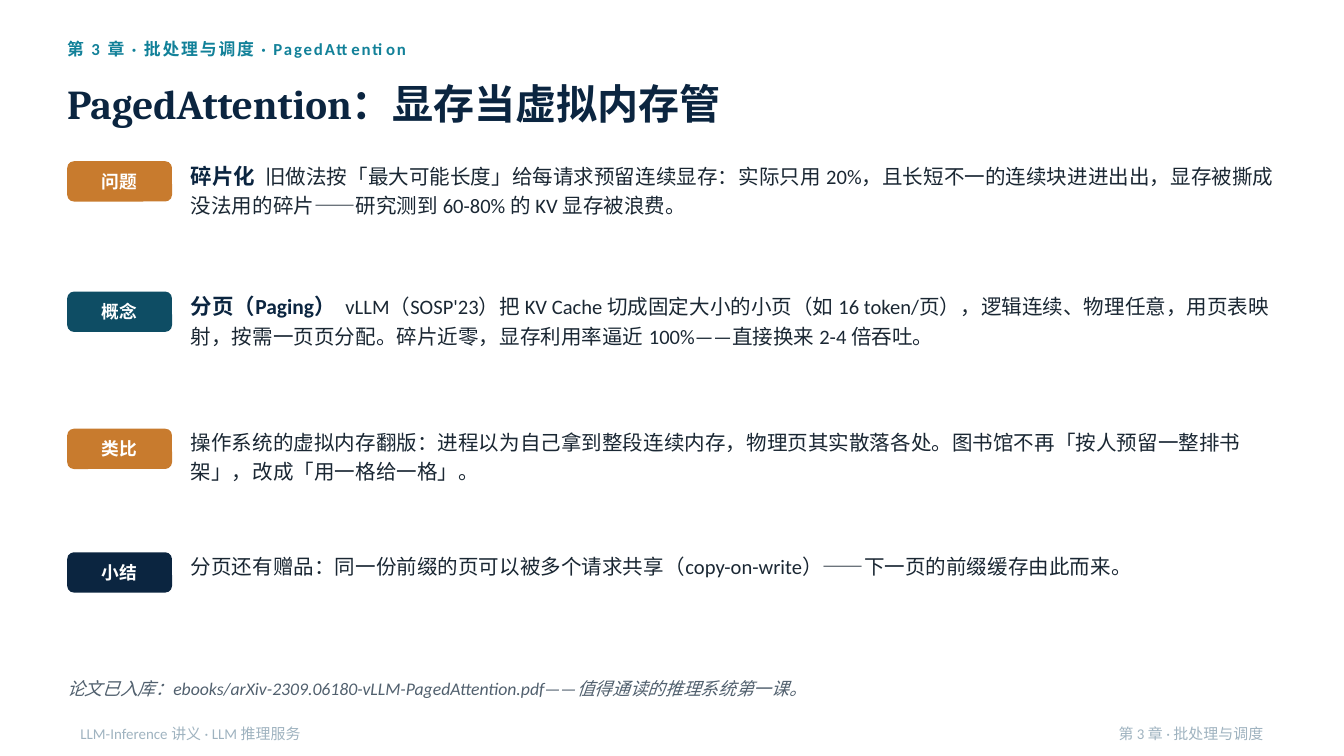
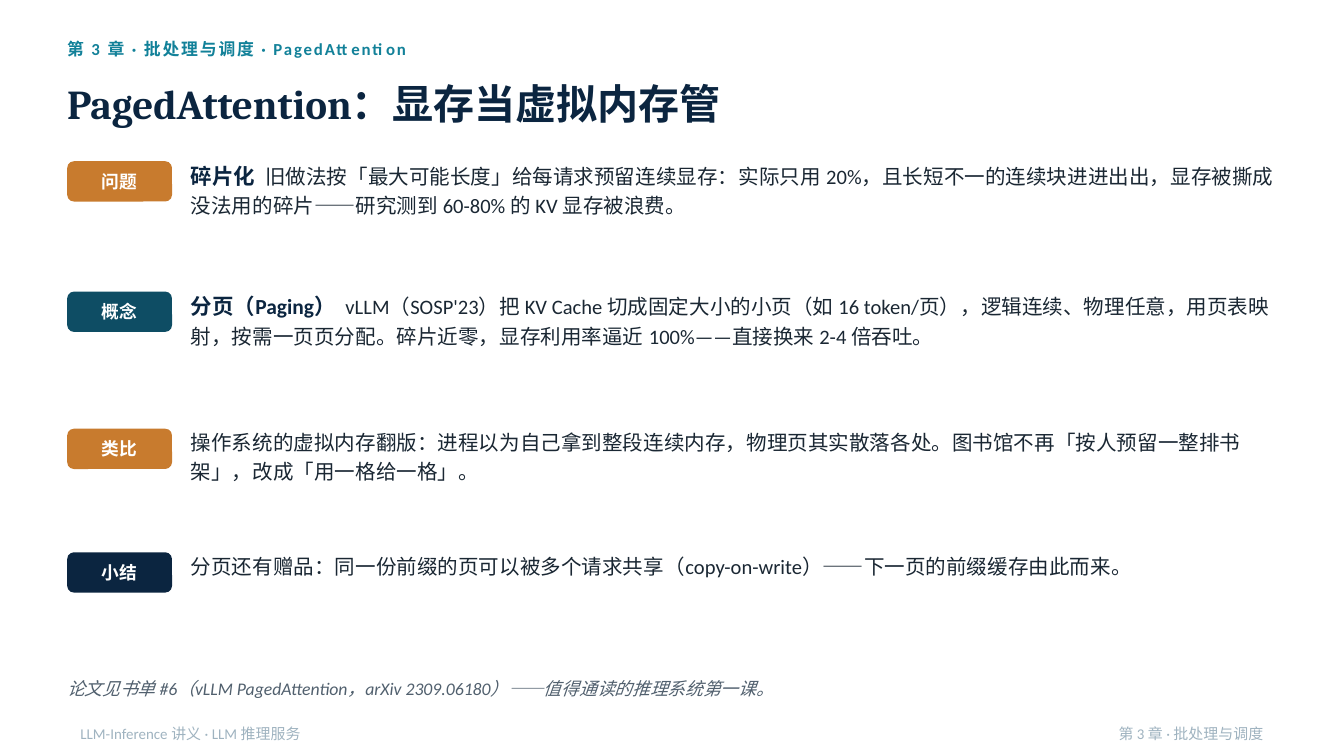
Before and after one commit to jasonlijiaxiang/myailearning-claudecode, a slide deck: slide 31 of PPT-version/LLM-Inference/LLM-Inference-讲义.pptx. Drawn at 1344x756 pixels with LibreOffice and Linux fonts; fonts in the diff are those of the drawing. Boxes give left, top, right and bottom in pixels: in the first picture for what was removed or moved away, otherwise in the second. Text is boxed around its words. In the diff, an @@ line names an element or a change of style, - is before the commit and + after.

```diff
--- a/PPT-version/LLM-Inference/LLM-Inference-讲义.pptx
+++ b/PPT-version/LLM-Inference/LLM-Inference-讲义.pptx
@@ text at <box>67,680,774,698</box>: text changed @@
-论文已入库：ebooks/arXiv-2309.06180-vLLM-PagedAttention.pdf——值得通读的推理系统第一课。
+论文见书单 #6（vLLM PagedAttention，arXiv 2309.06180）——值得通读的推理系统第一课。
```
Also in this commit, not shown: 2 other slides changed, 20 other files.
